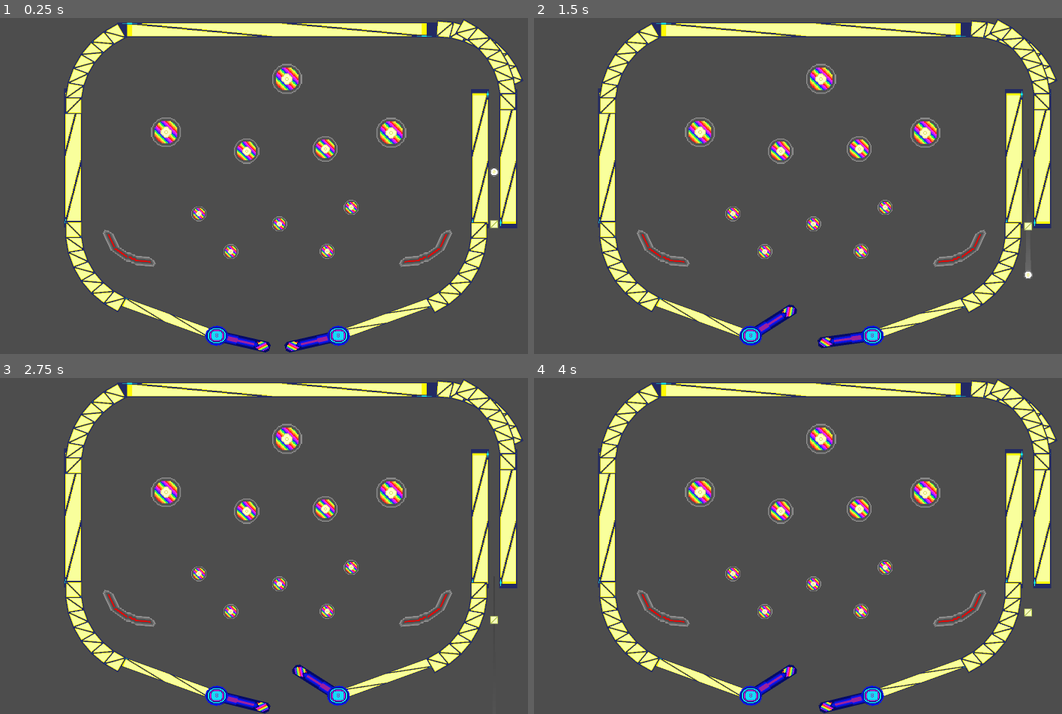
Above: before the commit, frames 1-4 (two rows, left to right).
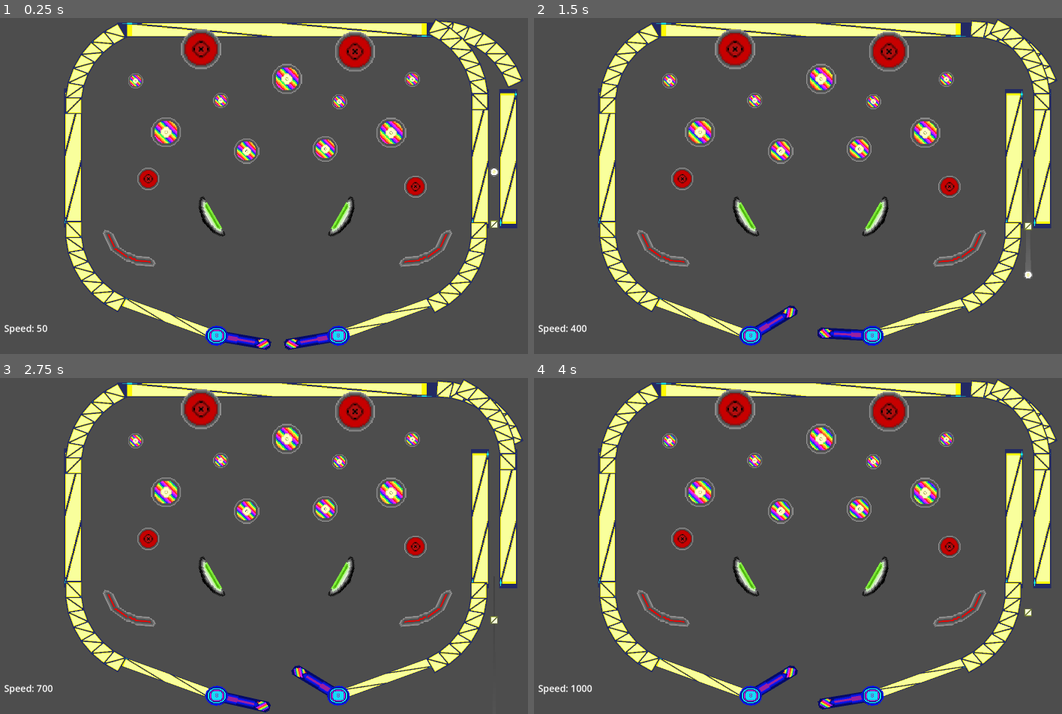
Above: after the commit, the same moments.

Repository: mdbernhards/Pinball
Game: Godot game, scene res://Scenes/player_pads.tscn
Same seed, same stepped clock (60 frames per second), same inputs: the game is played once before the commit and once after it.
Inputs:
- Up to frame 1 (0.25 s): no input
- Up to frame 2 (1.5 s): hold X (right_pad) 0.53-1.28 s; hold Space (charge_power) 0.53-1.28 s; hold Z (left_pad) from 1.28 s (still down); tap Space (charge_power) at 1.35 s
- Up to frame 3 (2.75 s): release Z (left_pad) at 2.03 s; hold X (right_pad) from 2.03 s (still down); hold Space (charge_power) from 2.03 s (still down)
- Up to frame 4 (4 s): release Space (charge_power) at 2.78 s; tap Space (charge_power) at 2.85 s; release X (right_pad) at 3.53 s; hold Z (left_pad) from 3.53 s (still down); hold Space (charge_power) from 3.53 s (still down)

The runs differ from the first frame. In frame 1, 5.9% of the frame differs, in the area x 0-98%, y 0-100%; in frame 2, 3.6%; in frame 3, 4.2%; in frame 4, 4.3%.

Commit message:
Adding GreenBumper, RedBall, Animations, updated PlayerPadles and PushBlock
Added GreenBumper,
Remade PushBlock,
Added two animations to rainbowball,
Added redBall,
Updated PlayerPadles logic

Diff:
--- a/PlayerPads.gd
+++ b/PlayerPads.gd
@@ -1,10 +1,18 @@
 extends Node2D
 
-var upSpeed = 30.0
-var downSpeed = 10.0
+var upSpeed = 20.0
+var downSpeed = 5.0
+
+var curvyWall
+var curvyWall_original_position
+var curvyWall_new_position
+var closedDistance = 90
+var curvyWallSpeed = 20
 
 func _ready():
-	pass
+	curvyWall = $Environment/CurvyWalls/CurvyWall5
+	curvyWall_original_position = Vector2(curvyWall.position.x, curvyWall.position.y)
+	curvyWall_new_position = Vector2(curvyWall.position.x + closedDistance, curvyWall.position.y)
 
 func _process(delta):
 	if Input.is_action_pressed("left_pad"):
@@ -19,6 +27,10 @@
 	else:
 		calculatePadSwing($PlayerPad2, delta, false)
 
+	moveCurvyWallWhenShoot(delta)
+
+	$SpeedLabel.text = "Speed: " + str(snapped($PlayerBall.linear_velocity.length(), 50))
+
 func calculatePadSwing(node, delta, isGoingUp):
 	var target_position
 	var new_speed
@@ -32,3 +44,11 @@
 
 	var new_transform = node.get_node("Pad").transform.looking_at(target_position)
 	node.get_node("Pad").transform  = node.get_node("Pad").transform.interpolate_with(new_transform, new_speed)
+
+func moveCurvyWallWhenShoot(delta):
+	if Input.is_action_pressed("charge_power"):
+		curvyWall.position  = curvyWall.position.lerp(curvyWall_new_position, delta * curvyWallSpeed)
+	elif Input.is_action_just_released("charge_power"):
+		curvyWall.get_node("Timer").start()
+	elif curvyWall.get_node("Timer").is_stopped():
+		curvyWall.position  = curvyWall.position.lerp(curvyWall_original_position, delta * curvyWallSpeed)
--- /dev/null
+++ b/Scenes/green_bumper.tscn
@@ -0,0 +1,13 @@
+[gd_scene load_steps=2 format=3 uid="uid://bmpn2wpmvyl15"]
+
+[ext_resource type="Texture2D" uid="uid://bmgoiejd0roxn" path="res://Art/GreenBumper.png" id="1_8bi03"]
+
+[node name="GreenBumper" type="StaticBody2D"]
+
+[node name="Sprite2D" type="Sprite2D" parent="."]
+position = Vector2(-55, -27)
+texture = ExtResource("1_8bi03")
+
+[node name="CollisionShape2D" type="CollisionPolygon2D" parent="."]
+position = Vector2(4, -3)
+polygon = PackedVector2Array(16, -170, 34, -182, 57, -182, 70, -172, 70, 123, 58, 133, 34, 132, 17, 120, -34, 71, -45, 51, -56, 21, -65, -5, -68, -25, -65, -42, -56, -69, -45, -100, -35, -118)
--- a/Scenes/player_ball.gd
+++ b/Scenes/player_ball.gd
@@ -1,6 +1,6 @@
 extends RigidBody2D
 
-var max_speed = 1300
+var max_speed = 2000
 
 func _ready():
 	pass
@@ -18,3 +18,13 @@
 		t.origin.x = get_parent().get_node("Marker2D").position.x
 		t.origin.y = get_parent().get_node("Marker2D").position.y
 		state.set_transform(t)
+
+
+func _on_body_entered(body):
+	if body.get_node("HitAnimation"):
+		body.get_node("HitAnimation").play("Hit")
+
+
+func _on_body_shape_entered(body_rid, body, body_shape_index, local_shape_index):
+	if body.get_node("HitAnimation"):
+		body.get_node("HitAnimation").play("Hit")
--- a/Scenes/player_ball.tscn
+++ b/Scenes/player_ball.tscn
@@ -22,6 +22,7 @@
 mass = 20.0
 physics_material_override = SubResource("PhysicsMaterial_wxp36")
 gravity_scale = 0.5
+can_sleep = false
 script = ExtResource("1_2k6cs")
 
 [node name="Sprite2D" type="Sprite2D" parent="."]
@@ -44,3 +45,6 @@
 end_cap_mode = 2
 antialiased = true
 script = ExtResource("3_xmeae")
+
+[connection signal="body_entered" from="." to="." method="_on_body_entered"]
+[connection signal="body_shape_entered" from="." to="." method="_on_body_shape_entered"]
--- a/Scenes/player_pads.tscn
+++ b/Scenes/player_pads.tscn
@@ -8,6 +8,8 @@
 [ext_resource type="PackedScene" uid="uid://3378jfu3bhef" path="res://Scenes/pushblock.tscn" id="6_utxph"]
 [ext_resource type="PackedScene" uid="uid://b53pm2d4uciie" path="res://HelperScenes/CurvyWall.tscn" id="7_hy80u"]
 [ext_resource type="PackedScene" uid="uid://8qjvk1y7umkv" path="res://Scenes/bumper.tscn" id="8_4ynwl"]
+[ext_resource type="PackedScene" uid="uid://brfkvcpn8p2cf" path="res://Scenes/red_ball.tscn" id="9_u83in"]
+[ext_resource type="PackedScene" uid="uid://bmpn2wpmvyl15" path="res://Scenes/green_bumper.tscn" id="10_8endj"]
 
 [node name="Map" type="Node2D"]
 position = Vector2(424, 481)
@@ -50,11 +52,11 @@
 scale = Vector2(0.25, 0.25)
 
 [node name="RainbowBall4" parent="Environment" instance=ExtResource("4_hak1d")]
-position = Vector2(283, 148)
+position = Vector2(353, -216)
 scale = Vector2(0.15, 0.15)
 
 [node name="RainbowBall5" parent="Environment" instance=ExtResource("4_hak1d")]
-position = Vector2(771, 128)
+position = Vector2(967, -284)
 scale = Vector2(0.15, 0.15)
 
 [node name="Pushblock" parent="Environment" instance=ExtResource("6_utxph")]
@@ -89,8 +91,12 @@
 scale = Vector2(-1, -1)
 
 [node name="CurvyWall5" parent="Environment/CurvyWalls" instance=ExtResource("7_hy80u")]
-position = Vector2(1155, -13)
+position = Vector2(1065, -13)
 scale = Vector2(-1, -1)
+
+[node name="Timer" type="Timer" parent="Environment/CurvyWalls/CurvyWall5"]
+wait_time = 1.5
+one_shot = true
 
 [node name="Tallblock5" parent="Environment" instance=ExtResource("3_f8w25")]
 z_index = -1
@@ -112,15 +118,11 @@
 scale = Vector2(0.25, 0.25)
 
 [node name="RainbowBall9" parent="Environment" instance=ExtResource("4_hak1d")]
-position = Vector2(541, 181)
+position = Vector2(80, -279)
 scale = Vector2(0.15, 0.15)
 
 [node name="RainbowBall8" parent="Environment" instance=ExtResource("4_hak1d")]
-position = Vector2(385, 270)
-scale = Vector2(0.15, 0.15)
-
-[node name="RainbowBall10" parent="Environment" instance=ExtResource("4_hak1d")]
-position = Vector2(694, 269)
+position = Vector2(733, -212)
 scale = Vector2(0.15, 0.15)
 
 [node name="Bumper" parent="Environment" instance=ExtResource("8_4ynwl")]
@@ -135,5 +137,39 @@
 scale = Vector2(-0.5, 0.5)
 skew = -0.523599
 
+[node name="RedBall" parent="Environment" instance=ExtResource("9_u83in")]
+position = Vector2(290, -381)
+scale = Vector2(0.4, 0.4)
+
+[node name="RedBall2" parent="Environment" instance=ExtResource("9_u83in")]
+position = Vector2(783, -373)
+scale = Vector2(0.4, 0.4)
+
+[node name="RedBall3" parent="Environment" instance=ExtResource("9_u83in")]
+position = Vector2(121, 36)
+scale = Vector2(0.22, 0.22)
+
+[node name="RedBall4" parent="Environment" instance=ExtResource("9_u83in")]
+position = Vector2(977, 61)
+scale = Vector2(0.22, 0.22)
+
+[node name="GreenBumper" parent="Environment" instance=ExtResource("10_8endj")]
+position = Vector2(320, 175)
+rotation = -0.523599
+scale = Vector2(0.3, 0.45)
+
+[node name="GreenBumper2" parent="Environment" instance=ExtResource("10_8endj")]
+position = Vector2(744, 175)
+rotation = 0.523599
+scale = Vector2(-0.3, 0.45)
+
 [node name="Marker2D" type="Marker2D" parent="."]
 position = Vector2(1655, 482)
+
+[node name="SpeedLabel" type="Label" parent="."]
+offset_left = -341.0
+offset_top = 495.0
+offset_right = -301.0
+offset_bottom = 518.0
+theme_override_font_sizes/font_size = 30
+text = "Speed: "
--- a/Scenes/pushblock.tscn
+++ b/Scenes/pushblock.tscn
@@ -1,7 +1,7 @@
 [gd_scene load_steps=4 format=3 uid="uid://3378jfu3bhef"]
 
 [ext_resource type="Script" path="res://Scenes/pushblock.gd" id="1_buaub"]
-[ext_resource type="Texture2D" uid="uid://c1a1te3dlxuf6" path="res://Art/PushBlock.png" id="1_pn2dl"]
+[ext_resource type="Texture2D" uid="uid://67foo1wwelxn" path="res://Art/PushBlockV2.png" id="2_5ub7s"]
 
 [sub_resource type="RectangleShape2D" id="RectangleShape2D_75rh2"]
 size = Vector2(320, 320)
@@ -10,7 +10,7 @@
 script = ExtResource("1_buaub")
 
 [node name="Sprite2D" type="Sprite2D" parent="."]
-texture = ExtResource("1_pn2dl")
+texture = ExtResource("2_5ub7s")
 
 [node name="CollisionShape2D" type="CollisionShape2D" parent="."]
 shape = SubResource("RectangleShape2D_75rh2")
--- /dev/null
+++ b/Scenes/rainbow_ball.gd
@@ -0,0 +1,11 @@
+extends StaticBody2D
+
+func _ready():
+	pass
+
+func _process(delta):
+	$Sprite.play("rainbows")
+
+func _on_area_2d_body_entered(body):
+	if !body.get_node("Sprite"):
+		$HitAnimation.play("Hit")
--- a/Scenes/rainbow_ball.tscn
+++ b/Scenes/rainbow_ball.tscn
@@ -1,14 +1,93 @@
-[gd_scene load_steps=3 format=3 uid="uid://cf8q3qjwi6xvn"]
+[gd_scene load_steps=17 format=3 uid="uid://cf8q3qjwi6xvn"]
 
-[ext_resource type="Texture2D" uid="uid://dm20fobeg5imx" path="res://Art/RainbowBall.png" id="1_3tpin"]
+[ext_resource type="Script" path="res://Scenes/rainbow_ball.gd" id="1_o2vjk"]
+[ext_resource type="Texture2D" uid="uid://d054fhwr8a0vo" path="res://Art/rainbowBallAnimation/RainbowBall1.png" id="1_pml56"]
+[ext_resource type="Texture2D" uid="uid://sv83awwopkos" path="res://Art/rainbowBallAnimation/RainbowBall2.png" id="2_qoj7b"]
+[ext_resource type="Texture2D" uid="uid://hmaypt5pxd8x" path="res://Art/rainbowBallAnimation/RainbowBall3.png" id="3_7ads4"]
+[ext_resource type="Texture2D" uid="uid://dh4wwgc1ar3gm" path="res://Art/rainbowBallAnimation/RainbowBall4.png" id="4_lj4en"]
+[ext_resource type="Texture2D" uid="uid://dj2m0jag5fnhp" path="res://Art/rainbowBallAnimation/RainbowBall5.png" id="5_ul5nf"]
+[ext_resource type="Texture2D" uid="uid://l64gt3lq6jeo" path="res://Art/rainbowBallAnimation/RainbowBall6.png" id="6_ikdww"]
+[ext_resource type="Texture2D" uid="uid://bql1h22pf8gc1" path="res://Art/rainbowBallAnimation/RainbowBall7.png" id="7_yhubr"]
+[ext_resource type="Texture2D" uid="uid://cjq7tknshrjc2" path="res://Art/rainbowBallAnimation/HitAnimationV3/Hit2.png" id="9_u018j"]
+[ext_resource type="Texture2D" uid="uid://c2c0uslx71pig" path="res://Art/rainbowBallAnimation/HitAnimationV3/Hit3.png" id="10_h1qa3"]
+[ext_resource type="Texture2D" uid="uid://c2qvwq58l7uxv" path="res://Art/rainbowBallAnimation/HitAnimationV3/Hit4.png" id="11_8fhqy"]
+[ext_resource type="Texture2D" uid="uid://bn6syu5kneibq" path="res://Art/rainbowBallAnimation/HitAnimationV3/Hit5.png" id="12_ulrn6"]
+[ext_resource type="Texture2D" uid="uid://dbitb2l5t8sn3" path="res://Art/rainbowBallAnimation/HitAnimationV3/Hit1.png" id="13_inwvo"]
+
+[sub_resource type="SpriteFrames" id="SpriteFrames_pyrbv"]
+animations = [{
+"frames": [{
+"duration": 1.0,
+"texture": ExtResource("1_pml56")
+}, {
+"duration": 1.0,
+"texture": ExtResource("2_qoj7b")
+}, {
+"duration": 1.0,
+"texture": ExtResource("3_7ads4")
+}, {
+"duration": 1.0,
+"texture": ExtResource("4_lj4en")
+}, {
+"duration": 1.0,
+"texture": ExtResource("5_ul5nf")
+}, {
+"duration": 1.0,
+"texture": ExtResource("6_ikdww")
+}, {
+"duration": 1.0,
+"texture": ExtResource("7_yhubr")
+}],
+"loop": true,
+"name": &"rainbows",
+"speed": 5.0
+}]
+
+[sub_resource type="SpriteFrames" id="SpriteFrames_t5o7e"]
+animations = [{
+"frames": [{
+"duration": 1.0,
+"texture": ExtResource("9_u018j")
+}, {
+"duration": 1.0,
+"texture": ExtResource("10_h1qa3")
+}, {
+"duration": 1.0,
+"texture": ExtResource("11_8fhqy")
+}, {
+"duration": 2.9,
+"texture": ExtResource("12_ulrn6")
+}, {
+"duration": 1.0,
+"texture": ExtResource("13_inwvo")
+}],
+"loop": false,
+"name": &"Hit",
+"speed": 1.0
+}]
 
 [sub_resource type="CircleShape2D" id="CircleShape2D_ms3jj"]
-radius = 162.0
+radius = 173.104
 
 [node name="RainbowBall" type="StaticBody2D"]
+script = ExtResource("1_o2vjk")
 
-[node name="Sprite2D" type="Sprite2D" parent="."]
-texture = ExtResource("1_3tpin")
+[node name="Sprite" type="AnimatedSprite2D" parent="."]
+sprite_frames = SubResource("SpriteFrames_pyrbv")
+animation = &"rainbows"
+
+[node name="HitAnimation" type="AnimatedSprite2D" parent="."]
+sprite_frames = SubResource("SpriteFrames_t5o7e")
+animation = &"Hit"
+speed_scale = 10.0
 
 [node name="CollisionShape2D" type="CollisionShape2D" parent="."]
+visible = false
 shape = SubResource("CircleShape2D_ms3jj")
+
+[node name="Area2D" type="Area2D" parent="."]
+
+[node name="CollisionShape2D" type="CollisionShape2D" parent="Area2D"]
+shape = SubResource("CircleShape2D_ms3jj")
+
+[connection signal="body_entered" from="Area2D" to="." method="_on_area_2d_body_entered"]
--- /dev/null
+++ b/Scenes/red_ball.tscn
@@ -0,0 +1,26 @@
+[gd_scene load_steps=4 format=3 uid="uid://brfkvcpn8p2cf"]
+
+[ext_resource type="Texture2D" uid="uid://cfavvj64n6bpe" path="res://Art/redBall.png" id="1_7kxwg"]
+
+[sub_resource type="SpriteFrames" id="SpriteFrames_vsxvf"]
+animations = [{
+"frames": [{
+"duration": 1.0,
+"texture": ExtResource("1_7kxwg")
+}],
+"loop": true,
+"name": &"rainbows",
+"speed": 5.0
+}]
+
+[sub_resource type="CircleShape2D" id="CircleShape2D_bhvps"]
+radius = 162.0
+
+[node name="RedBall" type="StaticBody2D"]
+
+[node name="Sprite" type="AnimatedSprite2D" parent="."]
+sprite_frames = SubResource("SpriteFrames_vsxvf")
+animation = &"rainbows"
+
+[node name="CollisionShape2D" type="CollisionShape2D" parent="."]
+shape = SubResource("CircleShape2D_bhvps")
Binary file added: Art/GreenBumper.png
Not shown, added: Art/GreenBumper.png.import
Binary file added: Art/PushBlockV2.png
Not shown, added: Art/PushBlockV2.png.import
Binary file added: Art/rainbowBallAnimation/HitAnimation/Hit1.png
Not shown, added: Art/rainbowBallAnimation/HitAnimation/Hit1.png.import
Binary file added: Art/rainbowBallAnimation/HitAnimation/Hit2.png
Not shown, added: Art/rainbowBallAnimation/HitAnimation/Hit2.png.import
Binary file added: Art/rainbowBallAnimation/HitAnimation/Hit3.png
Not shown, added: Art/rainbowBallAnimation/HitAnimation/Hit3.png.import
Binary file added: Art/rainbowBallAnimation/HitAnimation/Hit4.png
Not shown, added: Art/rainbowBallAnimation/HitAnimation/Hit4.png.import
(and 35 more such lines)
